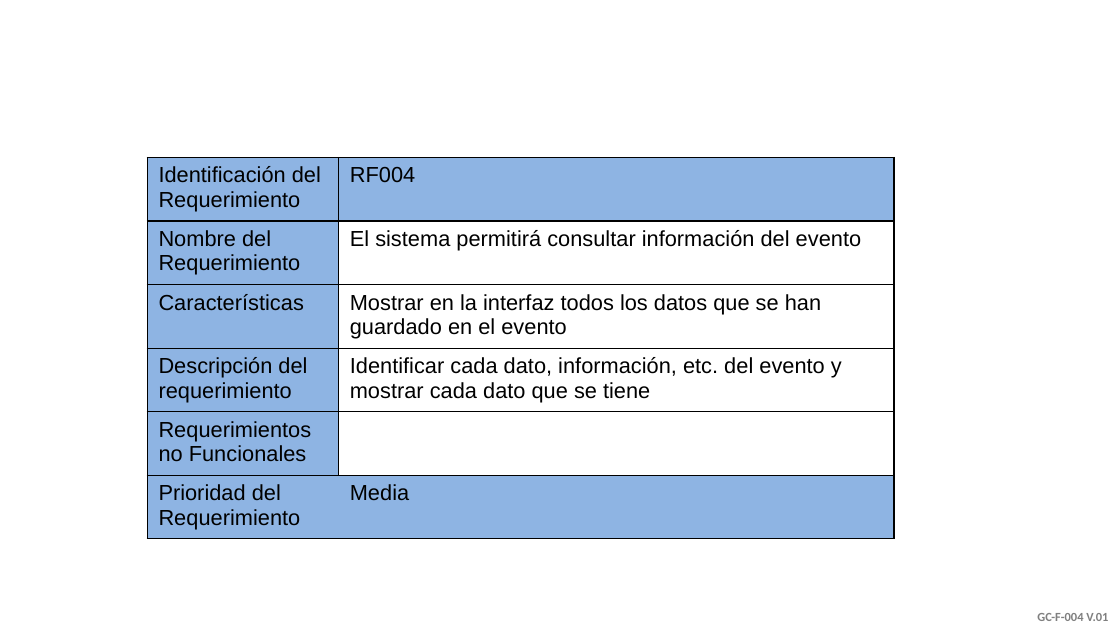
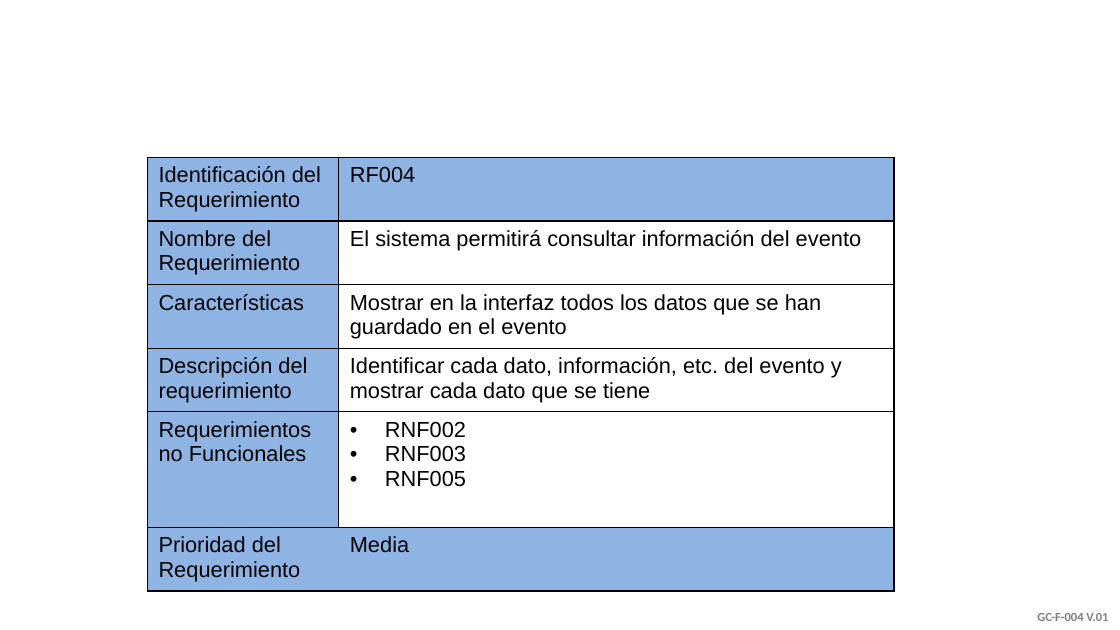
Before and after one commit to nacho1402/SPGDLDE, a slide deck: slide 19 of Segundo trimestre/Presentacion Proyecto Correjida.pptx. Drawn at 1120x630 pixels with LibreOffice and Linux fonts; fonts in the diff are those of the drawing; background and template pictures are left out. Boxes give left, top, right and bottom in pixels: in the first picture for what was removed or moved away, otherwise in the second. Text is boxed around its words. In the diff, an @@ line names an element or a change of style, - is before the commit and + after.

```diff
--- a/Segundo trimestre/Presentacion Proyecto Correjida.pptx
+++ b/Segundo trimestre/Presentacion Proyecto Correjida.pptx
@@ table at (148, 158, 895, 591) @@
-row 5, column 2: 
+row 5, column 2: RNF002 / RNF003 / RNF005
```
Also in this commit, not shown: 6 other slides changed.
